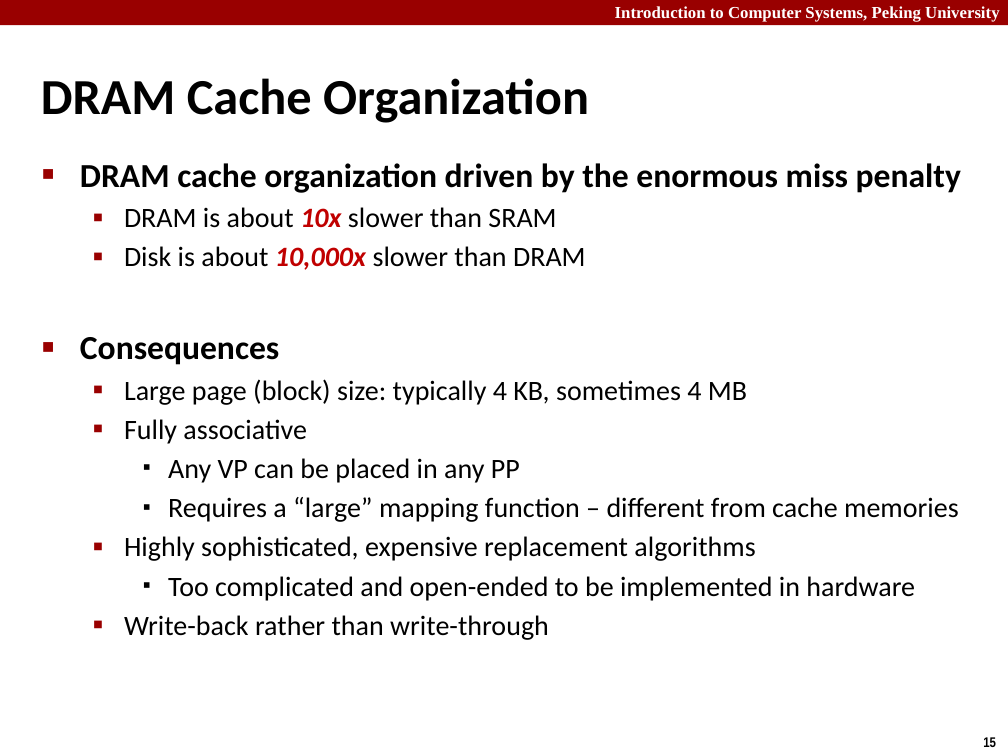
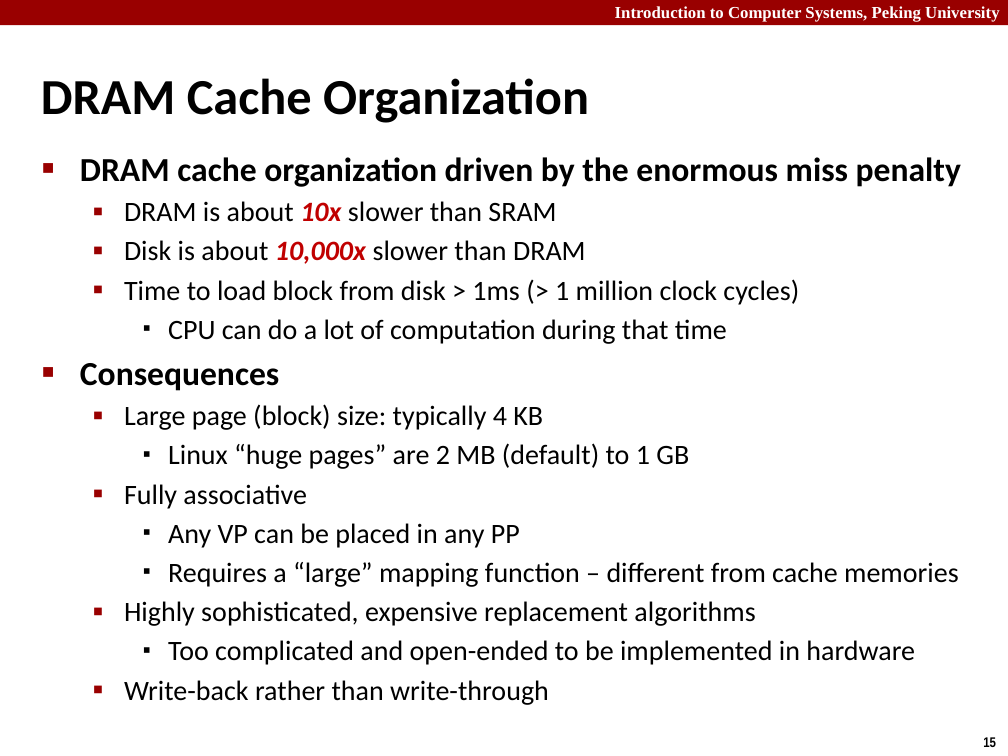
Before and after one commit to caodg/ics, a slide deck: slide 15 of slides/B05-VM1.pptx. Drawn at 1008x756 pixels with LibreOffice and Linux fonts; fonts in the diff are those of the drawing. Boxes give left, top, right and bottom in pixels: in the first picture for what was removed or moved away, otherwise in the second. Text is boxed around its words. In the diff, an @@ line names an element or a change of style, - is before the commit and + after.

```diff
--- a/slides/B05-VM1.pptx
+++ b/slides/B05-VM1.pptx
@@ text at box(124, 279, 799, 344): paragraphs added @@
+  ▪ Time to load block from disk > 1ms (> 1 million clock cycles)
+    ▪ CPU can do a lot of computation during that time
@@ text at box(124, 404, 689, 469): text changed @@
-  ▪ Large page (block) size: typically 4 KB, sometimes 4 MB
+  ▪ Large page (block) size: typically 4 KB
+    ▪ Linux “huge pages” are 2 MB (default) to 1 GB
```
Also in this commit, not shown: 7 other slides changed, 2 other files.
